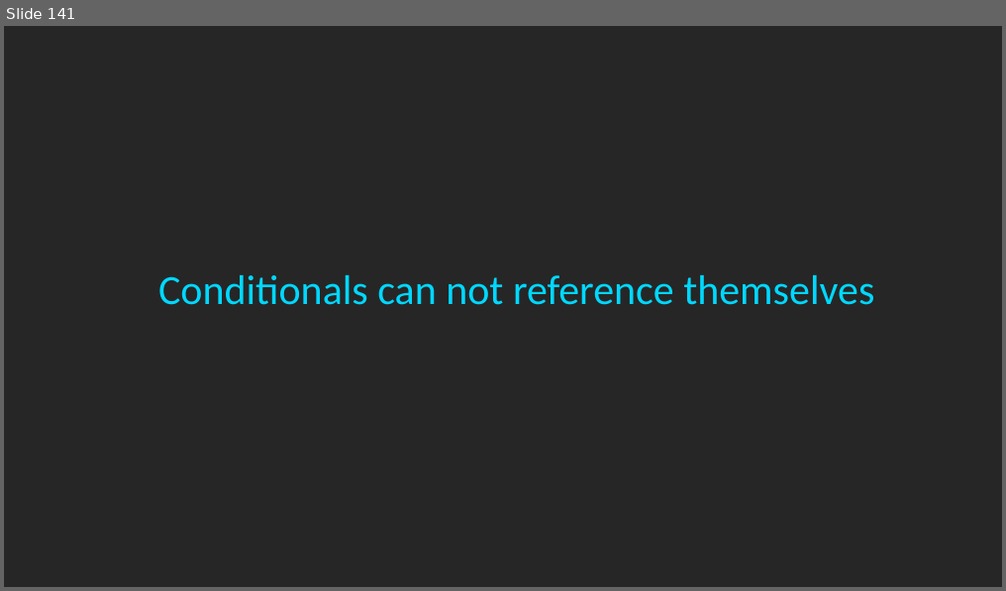
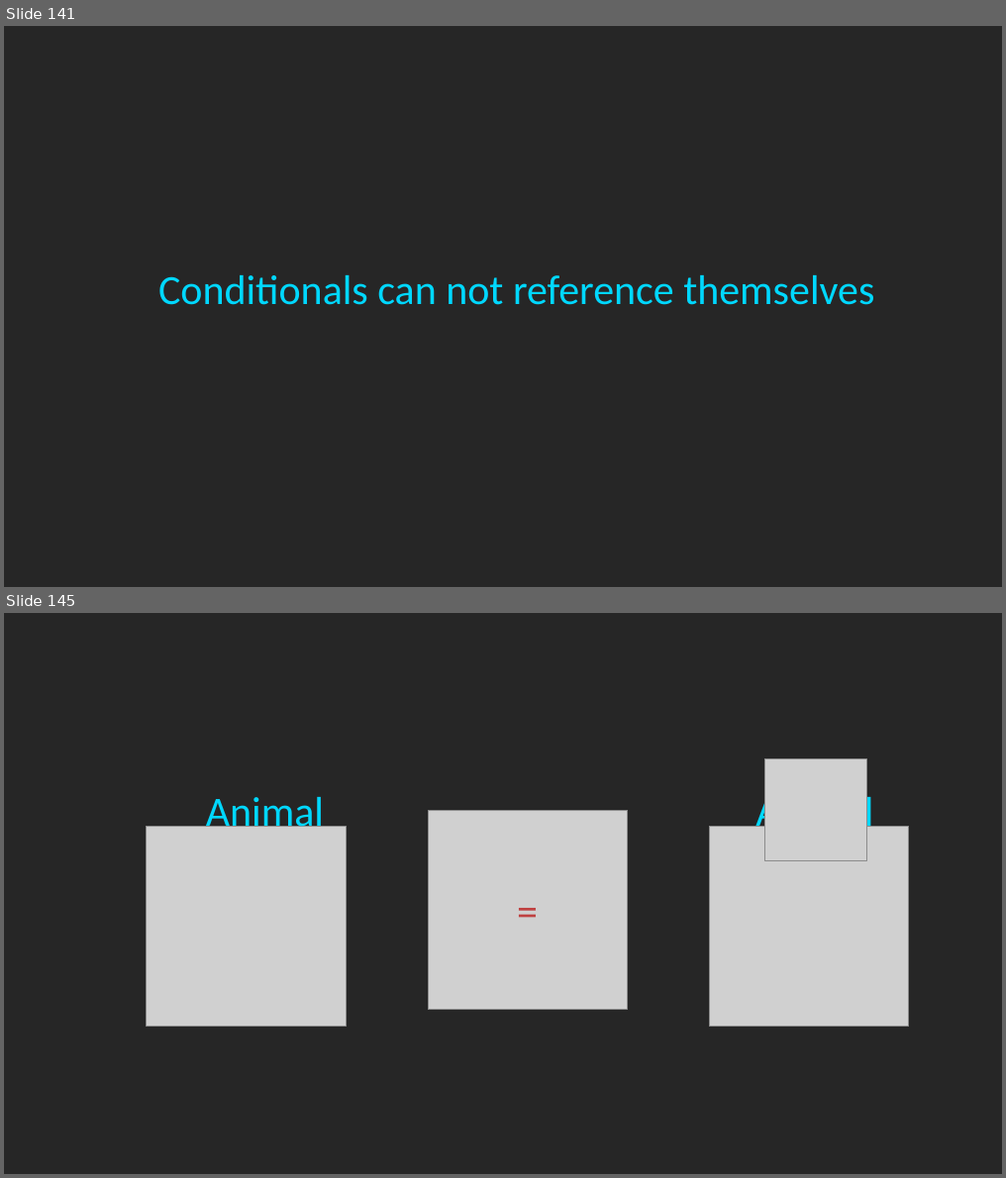
Before and after one commit to rkhaimov/ts-course, a slide deck: Course.pptx. Shown one above the other, each under a label of ours: slide 141 before the commit, slides 141 and 145 after it; the slides between them are not shown. The pictures are 1006x591 and 1006x1178 pixels, drawn with LibreOffice and Linux fonts; fonts in the diff are those of the drawing; grey boxes stand for pictures. Boxes give left, top, right and bottom in pixels: in the first picture for what was removed or moved away, otherwise in the second. Text is boxed around its words. In the diff, an @@ line names an element or a change of style, - is before the commit and + after.

```diff
--- a/Course.pptx
+++ b/Course.pptx
@@ slide 145 added at [4, 613, 1002, 1174], background #262626 @@
@@ picture added at [765, 759, 867, 861] @@
@@ text added at [206, 797, 324, 836], 40 pt, text #00D8FF @@
+Animal
@@ picture added at [428, 810, 628, 1010] @@
@@ text added at [755, 791, 873, 836], 40 pt, text #00D8FF @@
+Animal
@@ picture added at [147, 827, 347, 1026] @@
@@ picture added at [709, 827, 909, 1026] @@
@@ text added at [509, 881, 546, 939], 40 pt, text #BF4141 @@
+=
```
Also in this commit, not shown: 5 other slides added.
